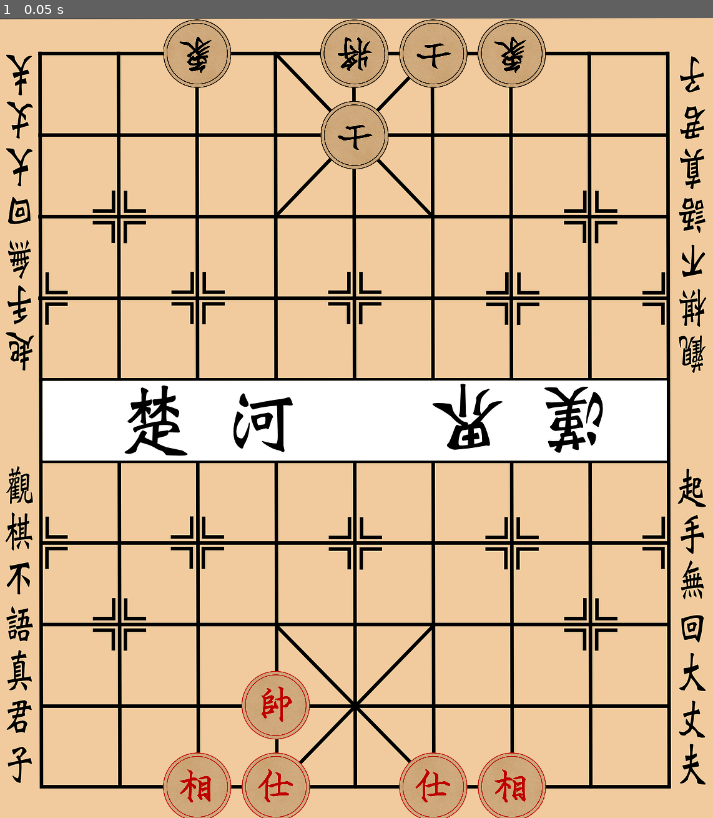
Above: before the commit, frame 1.
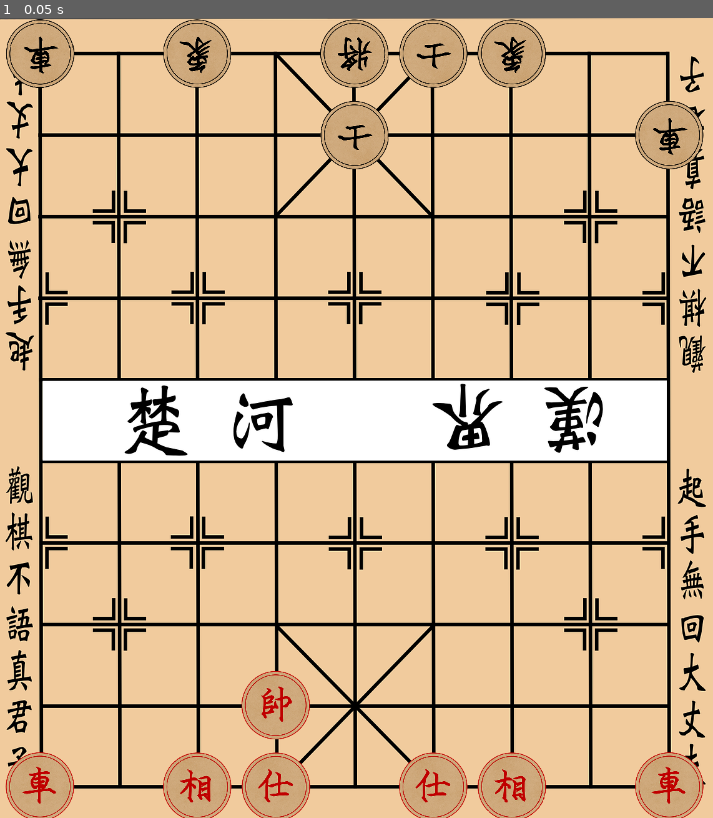
Above: after the commit, the same moment.

Repository: zzhouj/chinese-chess
Game: Godot game, scene res://scenes/checker_board.tscn
Same seed, same stepped clock (60 frames per second), same inputs: the game is played once before the commit and once after it.
Inputs:
- Up to frame 1 (0.05 s): no input

The runs differ from the first frame. In frame 1, 2.5% of the frame differs, in the area x 0-99%, y 0-100%.

Commit message:
added rook piece

Diff:
--- /dev/null
+++ b/scenes/black_rook_piece.tscn
@@ -0,0 +1,15 @@
+[gd_scene load_steps=3 format=3 uid="uid://b04ihe0nqqllo"]
+
+[ext_resource type="Texture2D" uid="uid://cgsjnm7hepy16" path="res://textures/chinese-chess-pieces.webp" id="1_lkv2r"]
+[ext_resource type="Script" uid="uid://buyiai6fhc6hk" path="res://scripts/rook_piece.gd" id="2_lkv2r"]
+
+[node name="BlackRookPiece" type="Sprite2D"]
+rotation = 3.14159
+scale = Vector2(0.5, 0.5)
+texture = ExtResource("1_lkv2r")
+region_enabled = true
+region_rect = Rect2(397, 650, 220, 220)
+script = ExtResource("2_lkv2r")
+color = 1
+type = 4
+metadata/_custom_type_script = "uid://ciinpb7ivdjiq"
--- /dev/null
+++ b/scenes/red_rook_piece.tscn
@@ -0,0 +1,13 @@
+[gd_scene load_steps=3 format=3 uid="uid://cqyli2lyelisv"]
+
+[ext_resource type="Texture2D" uid="uid://cgsjnm7hepy16" path="res://textures/chinese-chess-pieces.webp" id="1_e6h2k"]
+[ext_resource type="Script" uid="uid://buyiai6fhc6hk" path="res://scripts/rook_piece.gd" id="2_e6h2k"]
+
+[node name="RedRookPiece" type="Sprite2D"]
+scale = Vector2(0.5, 0.5)
+texture = ExtResource("1_e6h2k")
+region_enabled = true
+region_rect = Rect2(654, 633, 219, 220)
+script = ExtResource("2_e6h2k")
+type = 4
+metadata/_custom_type_script = "uid://ciinpb7ivdjiq"
--- a/scripts/checker_board.gd
+++ b/scripts/checker_board.gd
@@ -16,6 +16,8 @@
 	"Af0",
 	"Ec0",
 	"Eg0",
+	"Ra0",
+	"Ri0",
 ]
 
 const BLACK_INIT_SYMBOLS: Array[String] = [
@@ -24,6 +26,8 @@
 	"Af9",
 	"Ec9",
 	"Eg9",
+	"Ra9",
+	"Ri8",
 ]
 
 var board: Array[Array] = []
--- a/scripts/piece_factory.gd
+++ b/scripts/piece_factory.gd
@@ -6,7 +6,7 @@
 	"A": preload("res://scenes/red_advisor_piece.tscn"),
 	"E": preload("res://scenes/red_elephant_piece.tscn"),
 	#"N",
-	#"R",
+	"R": preload("res://scenes/red_rook_piece.tscn"),
 	#"C",
 	#"P",
 }
@@ -16,7 +16,7 @@
 	"A": preload("res://scenes/black_advisor_piece.tscn"),
 	"E": preload("res://scenes/black_elephant_piece.tscn"),
 	#"N",
-	#"R",
+	"R": preload("res://scenes/black_rook_piece.tscn"),
 	#"C",
 	#"P",
 }
--- /dev/null
+++ b/scripts/rook_piece.gd
@@ -0,0 +1,16 @@
+class_name RookPiece
+extends Piece
+
+func get_boundary_box() -> Vector4i:
+	return Vector4i(0, 0, 8, 9)
+
+func get_move_directions() -> Array[Vector2i]:
+	return [
+		Vector2i.UP,
+		Vector2i.DOWN,
+		Vector2i.LEFT,
+		Vector2i.RIGHT,
+	]
+
+func get_move_steps() -> int:
+	return 9
Not shown, added: scripts/rook_piece.gd.uid
